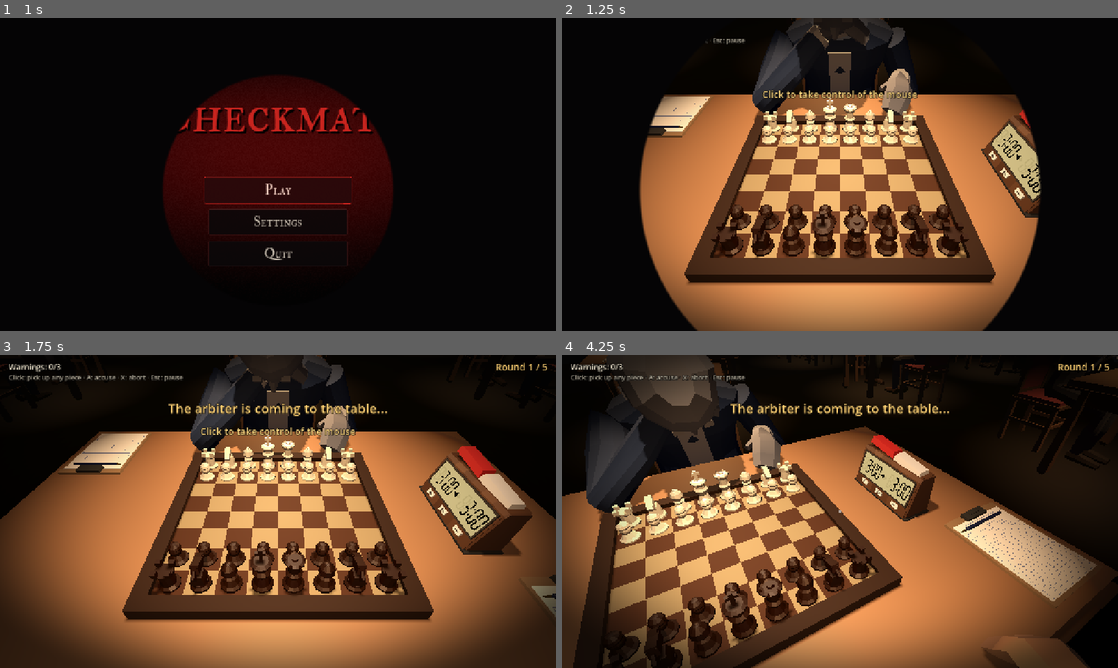
Above: before the commit, frames 1-4 (two rows, left to right).
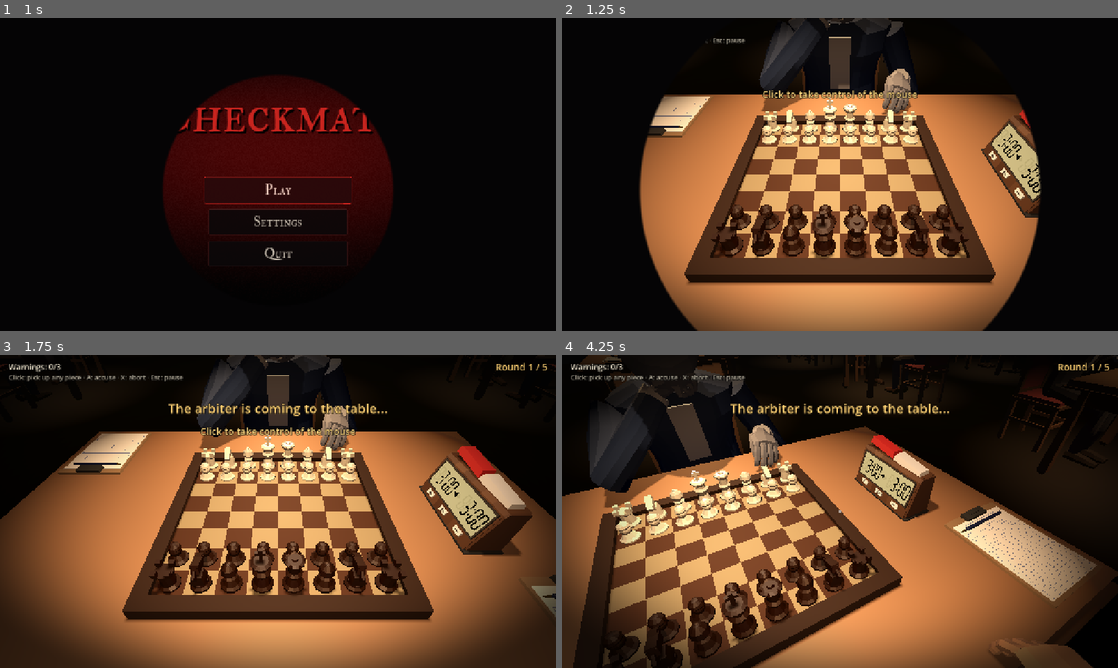
Above: after the commit, the same moments.

Repository: alan-pv/GJ-Horror
Game: Godot game, scene res://src/ui/main_menu.tscn
Same seed, same stepped clock (60 frames per second), same inputs: the game is played once before the commit and once after it. Sound files missing from this copy of the repository are replaced by a short silence.
Inputs (mouse positions are in pixels of both pictures, inside the frame that each line leads up to):
- Up to frame 1 (1 s): click "Play" at 0.5 s
- Up to frame 2 (1.25 s): no input
- Up to frame 3 (1.75 s): tap Enter at 1.25 s; move the mouse to (400, 495) at 1.27 s; hold A (accuse) from 1.28 s (still down); click (400, 495) at 1.42 s
- Up to frame 4 (4.25 s): release A (accuse) at 2 s; tap Enter at 2 s; drag from (728, 527) to (812, 574) at 2.02 s; move the mouse to (851, 505) at 2.77 s; hold A (accuse) 2.78-3.53 s; click (851, 505) at 2.92 s; move the mouse to (834, 517) at 3.52 s; tap A (accuse) at 3.6 s; click (834, 517) at 3.67 s

Frame 1 is identical in both runs. In frame 2, 2.7% of the frame differs, in the area x 34-64%, y 0-33%; in frame 3, 2.7%; in frame 4, 5.9%, in the area x 4-97%, y 0-100%.

Commit message:
Mano de cinco dedos y postura sentada erguida
- Esqueleto de 49 huesos: cinco dedos de tres falanges por mano, pesos 50/50 en los nudillos
- La API de pose (curl, thumb_curl) reparte la flexión entre falanges; nuevas spread y fcurl
- Clips sit_* con la espalda recta: la inclinación sale del cuello y la cabeza
- La mirada hacia abajo aplica el 75 % del pitch para no hundir la barbilla
- check_characters y pruebas de huesos y de postura; tools/measure_posture.gd

Diff:
--- a/src/client/character/figure_look_modifier.gd
+++ b/src/client/character/figure_look_modifier.gd
@@ -16,6 +16,10 @@
 const CHEST_SHARE := 0.4
 const NECK_SHARE := 0.4
 const HEAD_SHARE := 0.6
+## Al mirar hacia abajo la cabeza se inclina solo esta fraccion del pitch pedido: el rival mira el
+## tablero (~-35 grados) y con el pitch completo la barbilla cae sobre el pecho y la cabeza queda
+## pegada a la mesa. La direccion de la mirada la decide el servidor, esto es solo el dibujo.
+const DOWN_SCALE := 0.75
 
 var yaw: float = 0.0
 var pitch: float = 0.0
@@ -37,9 +41,10 @@
 	if absf(yaw) > 0.0005 or absf(pitch) > 0.0005:
 		var extra := signf(yaw) * maxf(absf(yaw) - CHEST_START, 0.0) * CHEST_SHARE
 		var rest := yaw - extra
+		var pit := pitch * (DOWN_SCALE if pitch < 0.0 else 1.0)
 		_rotate(sk, chest, extra, 0.0)
-		_rotate(sk, neck, rest * NECK_SHARE, pitch * NECK_SHARE)
-		_rotate(sk, head, rest * HEAD_SHARE, pitch * HEAD_SHARE)
+		_rotate(sk, neck, rest * NECK_SHARE, pit * NECK_SHARE)
+		_rotate(sk, head, rest * HEAD_SHARE, pit * HEAD_SHARE)
 	if hide_head:
 		sk.set_bone_pose_scale(head, Vector3.ONE * 0.001)
 		_head_hidden = true
--- a/tests/test_character_figure.gd
+++ b/tests/test_character_figure.gd
@@ -46,7 +46,7 @@
 	var a := ArbiterFigure.new()
 	for n in ARBITER_ANIMS:
 		check(a.has_animation(n), "árbitro sin " + n)
-	check(p.skeleton() != null and p.skeleton().get_bone_count() == 23, "23 huesos")
+	check(p.skeleton() != null and p.skeleton().get_bone_count() == 49, "49 huesos")
 	p.free()
 	a.free()
 
@@ -357,3 +357,25 @@
 			worst = maxf(worst, rad_to_deg((va as Quaternion).angle_to(vb)))
 	check(worst < 1.0, "empalme accuse -> hold (%.2f grados)" % worst)
 	f.free()
+
+
+## Postura sentada natural: espalda casi recta (la inclinación sale del cuello) y la cabeza a una
+## altura razonable sobre la mesa (0,72 m), incluso mirando al tablero (pitch -35 grados).
+func test_seated_posture_is_upright() -> void:
+	var table := 0.72
+	for clip in ["sit_idle", "sit_nervous", "sit_wait__chin", "sit_wait__crossed", "sit_wait__head",
+			"sit_wait__lean_back", "sit_think", "sit_think__chin", "sit_think__temple"]:
+		var f := _spawn(CharacterFigure.new()) as CharacterFigure
+		f.play(StringName(clip), 0.0)
+		var ap := f.animation_player()
+		ap.pause()
+		for frac in [0.0, 0.5]:
+			ap.seek(frac * ap.get_animation(clip).length, true)
+			f.set_look(0.0, deg_to_rad(-35.0), true)
+			_apply(f)
+			var tr := f.bone_global(&"Neck").origin - f.bone_global(&"Hips").origin
+			var lean := rad_to_deg(atan2(tr.z, tr.y))
+			var h := f.head_global_position().y - table
+			check(lean < 13.0, "%s: tronco a %.1f grados de la vertical (máx 13)" % [clip, lean])
+			check(h >= 0.30, "%s: cabeza a %.2f m sobre la mesa (mín 0,30)" % [clip, h])
+		f.queue_free()
--- a/tools/check_characters.gd
+++ b/tools/check_characters.gd
@@ -4,7 +4,10 @@
 ## Imprime huesos, animaciones y duraciones; termina con código 1 si falta algo.
 
 const BASE_BONES := ["Hips", "Spine", "Chest", "Neck", "Head"]
-const SIDE_BONES := ["Shoulder", "UpperArm", "Forearm", "Hand", "Fingers", "Thumb", "Thigh", "Shin", "Foot"]
+const SIDE_BONES := ["Shoulder", "UpperArm", "Forearm", "Hand", "Thigh", "Shin", "Foot",
+	"Thumb1", "Thumb2", "Thumb3", "Index1", "Index2", "Index3", "Middle1", "Middle2", "Middle3",
+	"Ring1", "Ring2", "Ring3", "Pinky1", "Pinky2", "Pinky3"]
+const BONE_COUNT := 49   # 5 del tronco/cabeza + 22 por lado
 const MATERIALS := ["Skin", "Shirt", "Jacket", "Pants", "Shoes", "Hair"]
 
 const CHARACTERS := {
@@ -65,6 +68,8 @@
 	for b in SIDE_BONES:
 		want.append(b + ".L")
 		want.append(b + ".R")
+	if names.size() != BONE_COUNT:
+		_fail("se esperaban %d huesos y hay %d" % [BONE_COUNT, names.size()])
 	for b in want:
 		if not names.has(b):
 			_fail("falta el hueso " + b)
--- /dev/null
+++ b/tools/measure_posture.gd
@@ -0,0 +1,56 @@
+extends SceneTree
+## Mide la postura sentada: inclinacion del tronco (cadera->cuello) respecto a la vertical, altura
+## de la cabeza sobre la mesa (0,72 m) y distancia horizontal al centro del tablero (z = 0,72).
+##   godot --headless --path . --script res://tools/measure_posture.gd
+## Columnas: clip | tronco(deg) | cabeza sobre mesa (m) | dist. al tablero (m), para
+## clip solo, + mirada al tablero (-35 deg), + inclinacion del IK (lean en rad).
+
+const TABLE := 0.72
+const SEAT := 0.72
+
+
+func _initialize() -> void:
+	_run.call_deferred()
+
+
+func _meas(fig: SeatedFigure) -> String:
+	var hips := fig.bone_global(&"Hips").origin
+	var neck := fig.bone_global(&"Neck").origin
+	var chest := fig.bone_global(&"Chest").origin
+	var head := fig.head_global_position()
+	var tr := neck - hips
+	var ang := rad_to_deg(atan2(tr.z, tr.y))
+	var tr2 := neck - chest
+	return "tronco %5.1f (pecho-cuello %5.1f)  cabeza+%.2f  dist %.2f" % [ang, rad_to_deg(atan2(tr2.z, tr2.y)), head.y - TABLE, Vector2(head.x, head.z - SEAT).length()]
+
+
+func _run() -> void:
+	var world := Node3D.new()
+	root.add_child(world)
+	var fig := SeatedFigure.new()
+	world.add_child(fig)
+	fig.setup(CharacterFigure.bot_look(RandomNumberGenerator.new(), {}))
+	var cases := [["sit_idle"], ["sit_wait__crossed"], ["sit_wait__chin"], ["sit_wait__head"], ["sit_wait__lean_back"],
+		["sit_think"], ["sit_think__chin"], ["sit_think__temple"], ["sit_nervous"]]
+	var ap := fig.animation_player()
+	for c in cases:
+		var clip := StringName(c[0])
+		if not fig.has_animation(clip):
+			print(clip, " no existe")
+			continue
+		fig.set_look(0.0, 0.0, true)
+		fig.set_lean(0.0, true)
+		fig.play(clip, 0.0)
+		ap.pause()
+		ap.seek(0.5 * ap.get_animation(clip).length, true)
+		var line := clip
+		for case in [[0.0, 0.0, "solo clip"], [-0.61, 0.0, "mirada tablero"], [-0.61, 0.5, "mirada+lean 0.5"], [-0.61, 0.95, "mirada+lean 0.95"]]:
+			fig.set_look(0.0, case[0], true)
+			fig.set_lean(case[1], true)
+			fig._lean_now = case[1]
+			for i in 3:
+				await process_frame
+			line += "\n    %-18s %s  ojos %s" % [case[2], _meas(fig), fig.eye_global_position().snapped(Vector3.ONE * 0.001)]
+		print("  ojos(\u00fcltimo caso) ", fig.eye_global_position())
+		print(line)
+	quit(0)
Binary file changed: assets/models/characters/arbiter.glb
Binary file changed: assets/models/characters/player.glb
Not shown, changed: ROADMAP.md
Not shown, changed: art/characters/arbiter.blend
Not shown, changed: art/characters/body.py
Not shown, changed: art/characters/build_player.py
Not shown, changed: art/characters/chartools.py
Not shown, changed: art/characters/player.blend
Not shown, changed: docs/arquitectura.md
